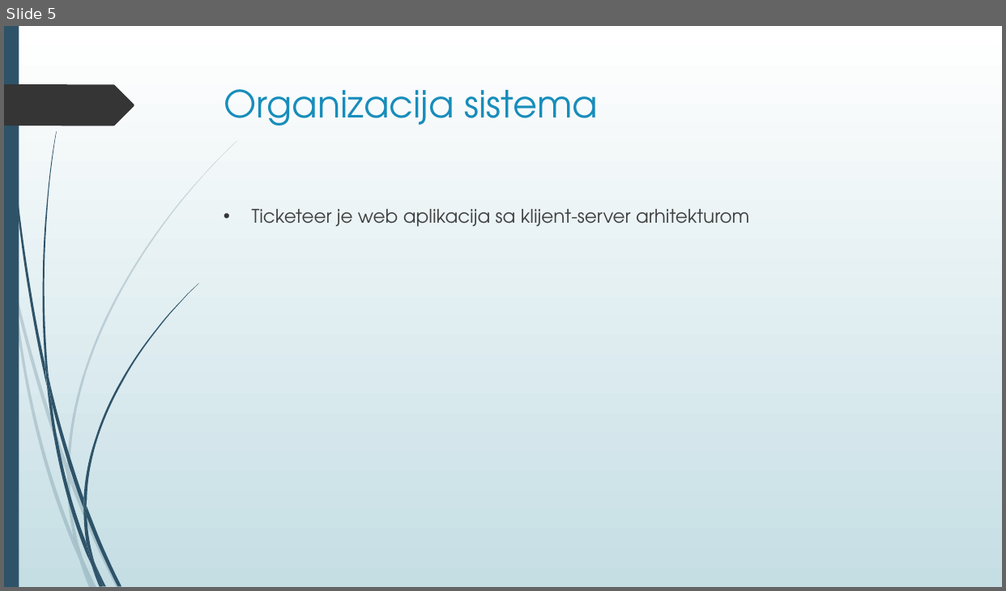
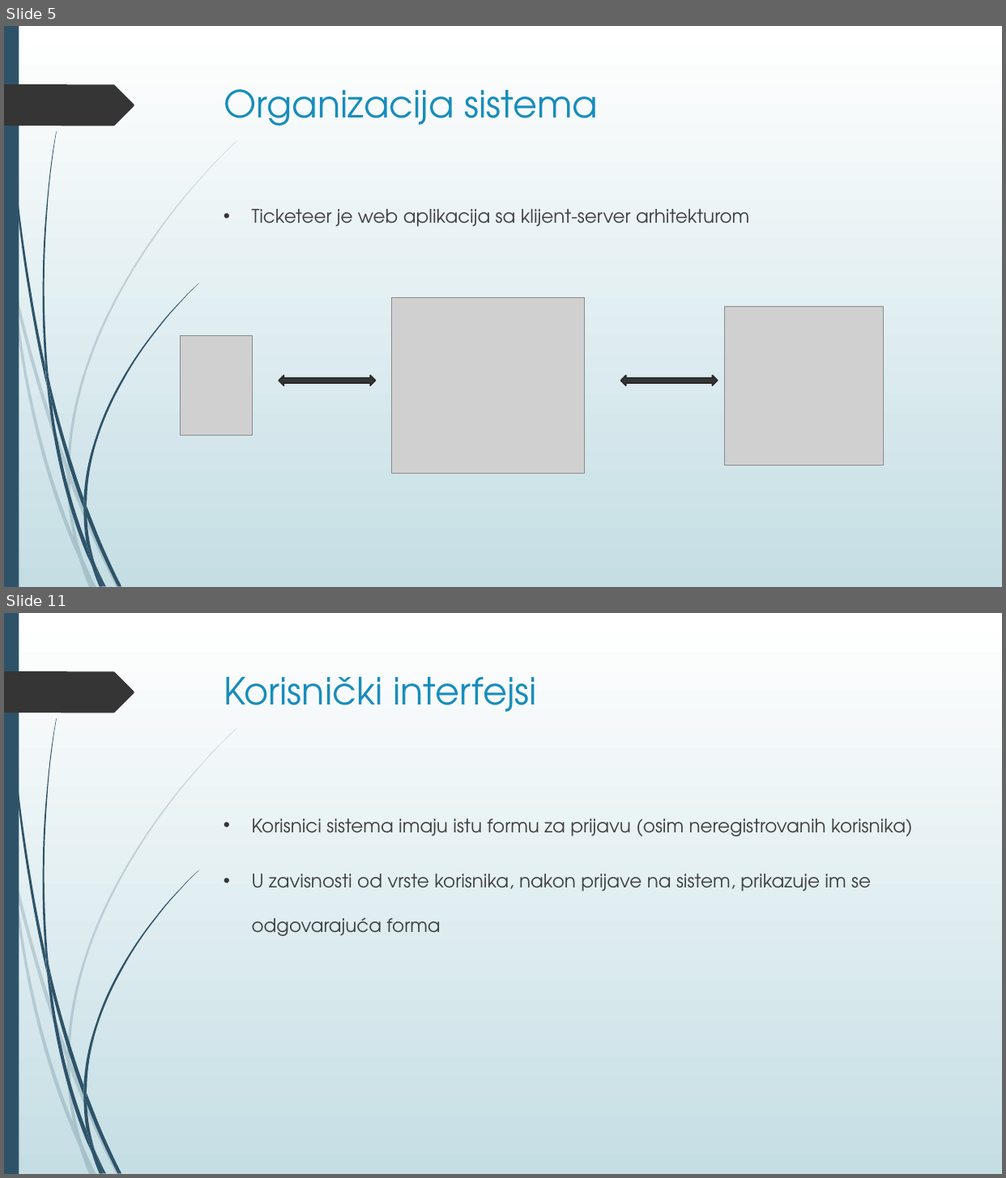
Before and after one commit to BNikola/ticketeer_old, a slide deck: Ticketeer.pptx. Shown one above the other, each under a label of ours: slide 5 before the commit, slides 5 and 11 after it; the slides between them are not shown. The pictures are 1006x591 and 1006x1178 pixels, drawn with LibreOffice and Linux fonts; fonts in the diff are those of the drawing; grey boxes stand for pictures. Boxes give left, top, right and bottom in pixels: in the first picture for what was removed or moved away, otherwise in the second. Text is boxed around its words. In the diff, an @@ line names an element or a change of style, - is before the commit and + after.

```diff
--- a/Ticketeer.pptx
+++ b/Ticketeer.pptx
@@ slide 11 added at (4, 613, 1002, 1174), background gradient #FFFFFF to #C5DEE5; not listed: 24 template elements that a slide beside it also shows @@
@@ title added at (224, 677, 536, 712), 36 pt, text #178DBB @@
+Korisnički interfejsi
@@ text added at (252, 819, 912, 936), 18 pt, text #404040 @@
+• Korisnici sistema imaju istu formu za prijavu (osim neregistrovanih korisnika)
+• U zavisnosti od vrste korisnika, nakon prijave na sistem, prikazuje im se odgovarajuća forma
@@ slide 5 changed as well @@
@@ picture added at (392, 297, 585, 474) @@
@@ picture added at (724, 306, 883, 466) @@
@@ picture added at (180, 336, 252, 436) @@
@@ left right arrow added at (279, 376, 375, 386), fill #353535, outline #272727 1.25 pt @@
@@ left right arrow added at (621, 376, 718, 386), fill #353535, outline #272727 1.25 pt @@
```
Also in this commit, not shown: 5 other slides changed, 10 other slides added, 1 slide removed, 2 other files.
